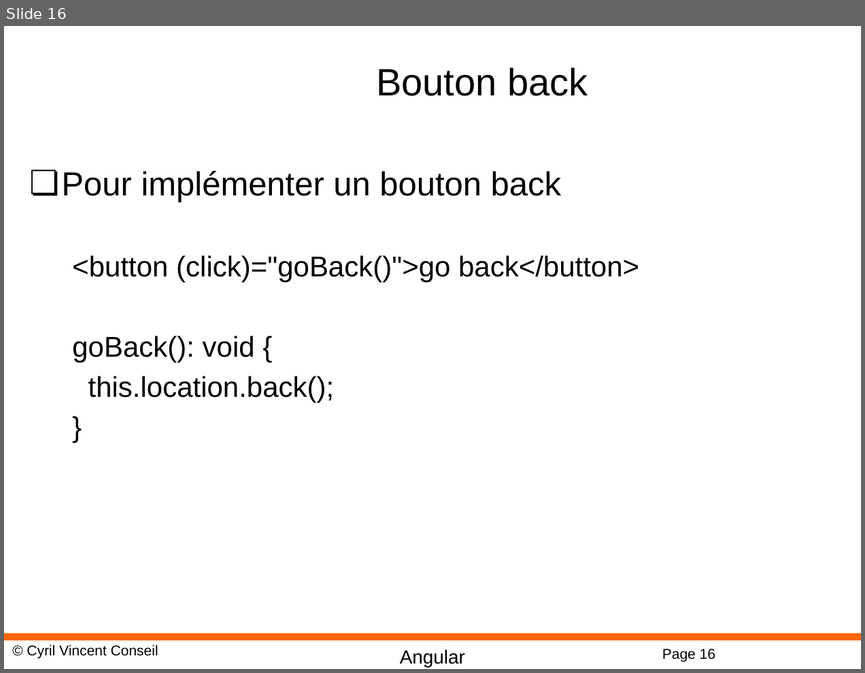
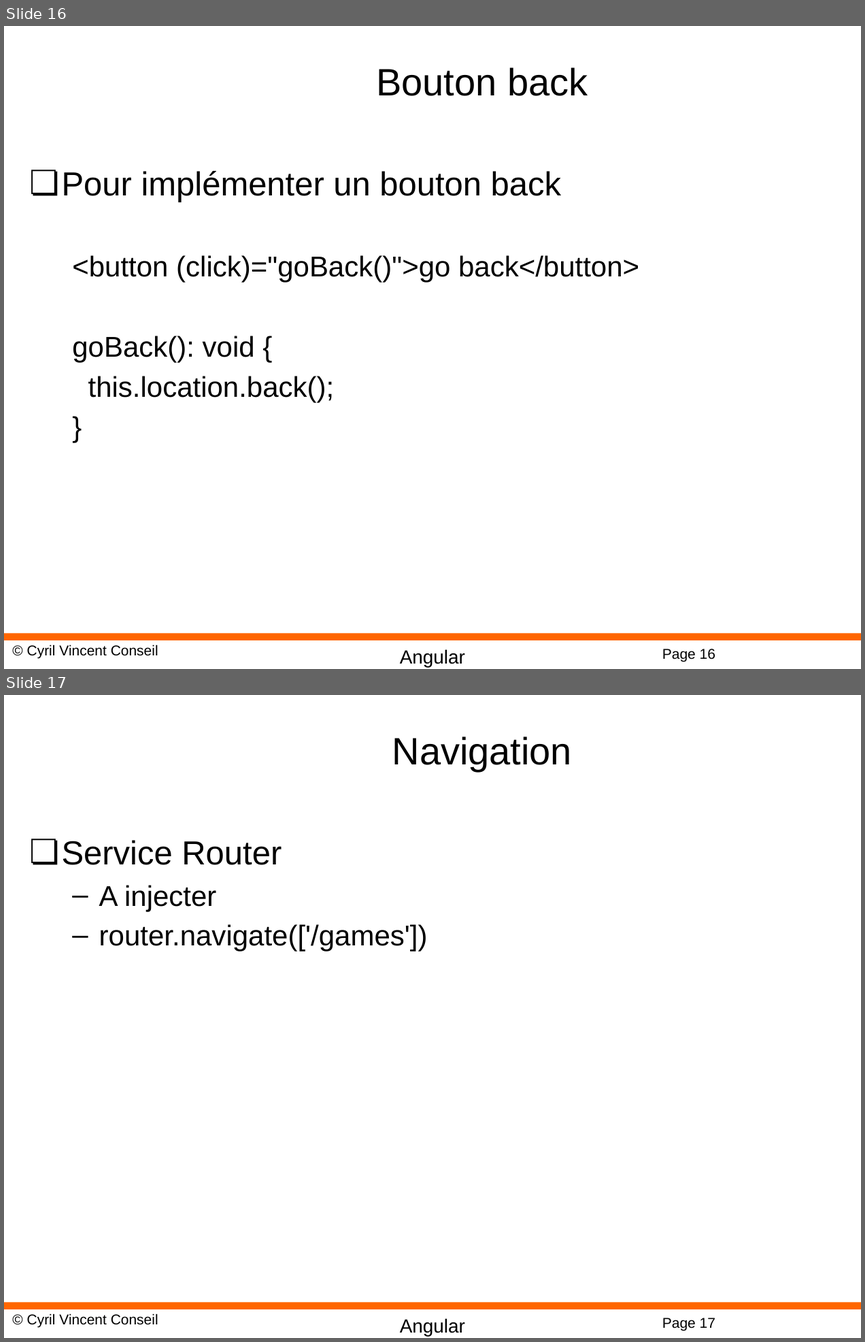
Before and after one commit to cyrilvincent/angular, a slide deck: PPT/Angular15-Routing.pptx. Shown one above the other, each under a label of ours: slide 16 before the commit, slides 16 and 17 after it. The pictures are 865x673 and 865x1342 pixels, drawn with LibreOffice and Linux fonts; fonts in the diff are those of the drawing; background and template pictures are left out. Boxes give left, top, right and bottom in pixels: in the first picture for what was removed or moved away, otherwise in the second. Text is boxed around its words. In the diff, an @@ line names an element or a change of style, - is before the commit and + after.

```diff
--- a/PPT/Angular15-Routing.pptx
+++ b/PPT/Angular15-Routing.pptx
@@ slide 17 added at <box>4,695,861,1338</box>, background #FFFFFF; not listed: 4 template elements that a slide beside it also shows @@
@@ title added at <box>392,736,572,772</box>, 32 pt, text #000000 @@
+Navigation
@@ text added at <box>62,840,428,951</box>, 24 pt, text #000000 @@
+❏ Service Router
+  – A injecter
+  – router.navigate(['/games'])
```
Also in this commit, not shown: 4 other files.
